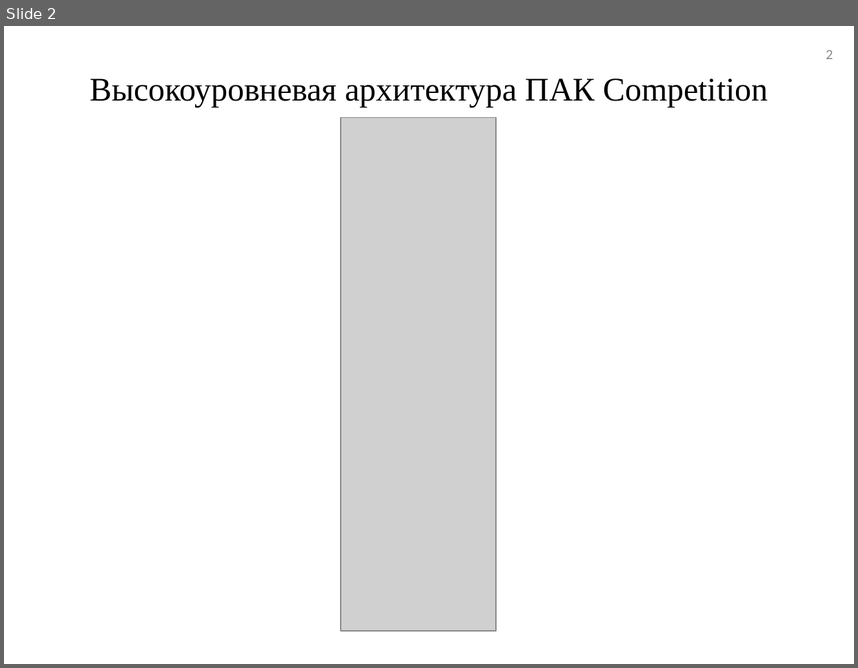
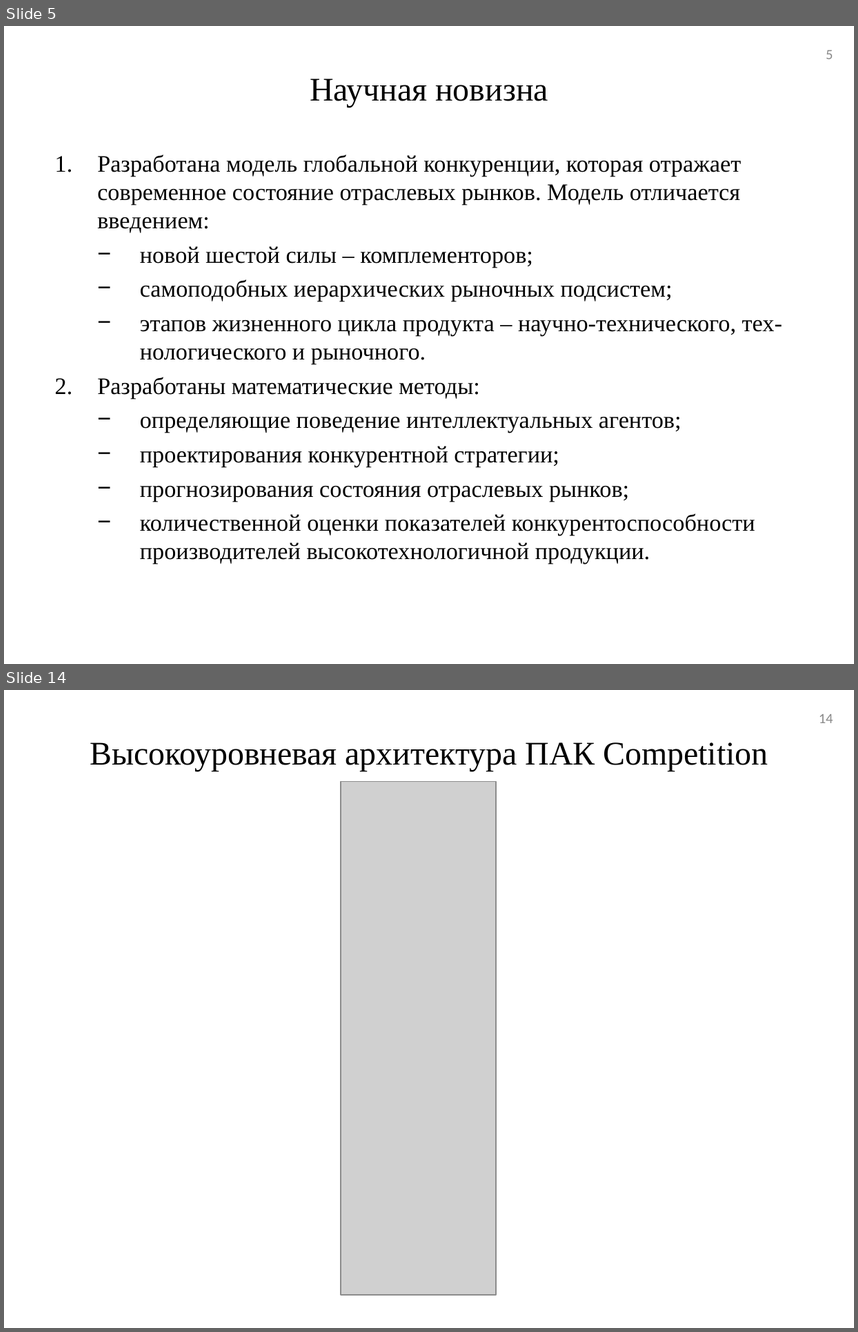
Before and after one commit to tehdoorsareopen/science, a slide deck: Предзащита/Презентация/Презентация_v01.ppt. Shown one above the other, each under a label of ours: slide 2 before the commit, slides 5 and 14 after it; the slides between them are not shown. The pictures are 858x668 and 858x1332 pixels, drawn with LibreOffice and Linux fonts; fonts in the diff are those of the drawing; grey boxes stand for pictures. Boxes give left, top, right and bottom in pixels: in the first picture for what was removed or moved away, otherwise in the second. Text is boxed around its words. In the diff, an @@ line names an element or a change of style, - is before the commit and + after.

```diff
--- a/Предзащита/Презентация/Презентация_v01.ppt
+++ b/Предзащита/Презентация/Презентация_v01.ppt
@@ slide 5 added at bbox=[4, 26, 854, 664], background #FFFFFF @@
@@ page number added at bbox=[826, 50, 833, 59], 12 pt, text #898989 @@
+5
@@ title added at bbox=[310, 78, 548, 107], 28 pt, text #000000 @@
+Научная новизна
@@ text added at bbox=[97, 154, 782, 564], 20 pt, text #000000 @@
+1. Разработана модель глобальной конкуренции, которая отражает современное состояние отраслевых рынков. Модель отличается введением:
+  − новой шестой силы – комплементоров;
+  − самоподобных иерархических рыночных подсистем;
+  − этапов жизненного цикла продукта – научно-технического, тех-нологического и рыночного.
+2. Разработаны математические методы:
+  − определяющие поведение интеллектуальных агентов;
+  − проектирования конкурентной стратегии;
+  − прогнозирования состояния отраслевых рынков;
+  − количественной оценки показателей конкурентоспособности производителей высокотехнологичной продукции.
@@ what was slide 2 is now slide 14 @@
@@ page number at bbox=[819, 714, 833, 723]: text changed @@
-2
+14
```
Also in this commit, not shown: 1 slide changed, 11 other slides added, 3 other files.
